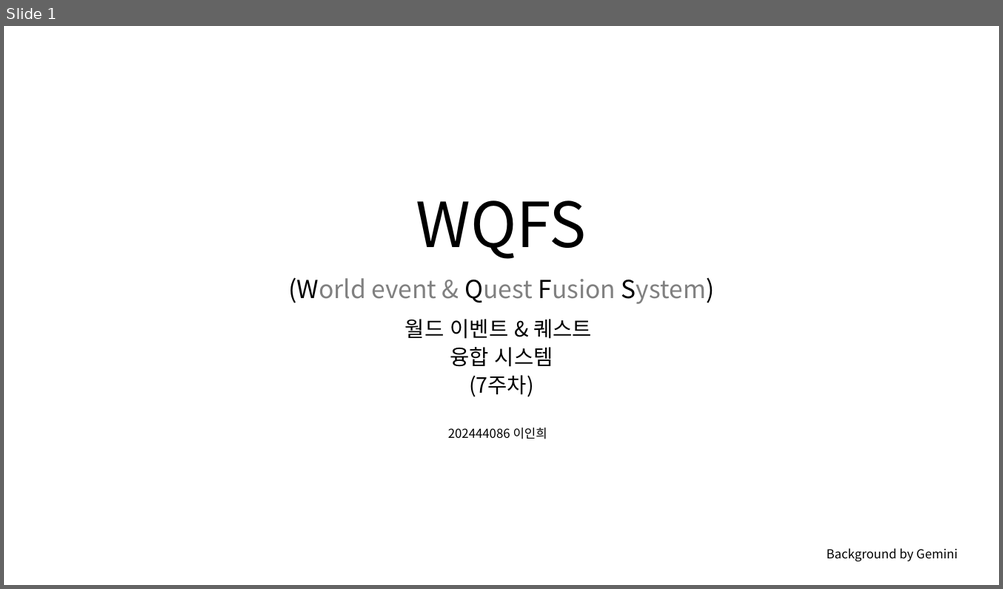
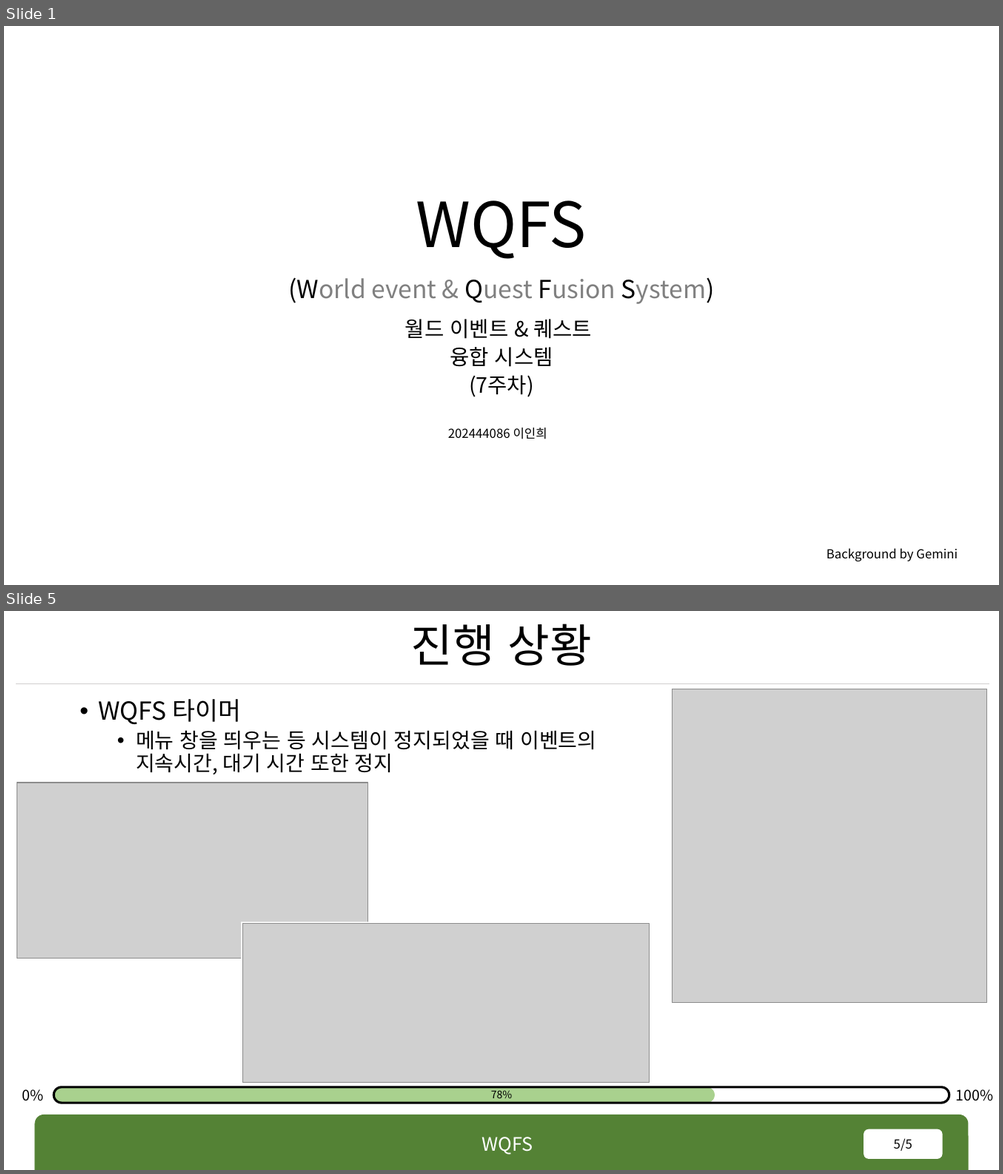
Before and after one commit to rennOobayashi/WQFS, a slide deck: WQFS.pptx. Shown one above the other, each under a label of ours: slide 1 before the commit, slides 1 and 5 after it; the slides between them are not shown. The pictures are 1003x589 and 1003x1174 pixels, drawn with LibreOffice and Linux fonts; fonts in the diff are those of the drawing; grey boxes stand for pictures; background and template pictures are left out. Boxes give left, top, right and bottom in pixels: in the first picture for what was removed or moved away, otherwise in the second. Text is boxed around its words. In the diff, an @@ line names an element or a change of style, - is before the commit and + after.

```diff
--- a/WQFS.pptx
+++ b/WQFS.pptx
@@ slide 5 added at (4,611,999,1170), background #FFFFFF @@
@@ title added at (411,624,591,666), 44 pt, text #000000 @@
+진행 상황
@@ line added from (16, 684) to (990, 684), #D0CECE 0.5 pt @@
@@ text added at (99,699,596,775), 20 pt, text #000000 @@
+• WQFS 타이머
+  • 메뉴 창을 띄우는 등 시스템이 정지되었을 때 이벤트의
+    지속시간, 대기 시간 또한 정지
@@ picture added at (672,689,987,1002) @@
@@ picture added at (17,783,367,959) @@
@@ rectangle added at (242,922,397,971), fill #FFFFFF @@
@@ picture added at (243,923,649,1082) @@
@@ text added at (22,1090,44,1102), 14 pt, text #000000 @@
+0%
@@ rounded rectangle added at (54,1088,715,1103), fill #A9D18E @@
@@ rounded rectangle added at (54,1088,949,1103), outline #000000 2.25 pt @@
@@ text added at (491,1091,512,1102), 10 pt, text #000000 @@
+78%
@@ text added at (956,1090,993,1102), 14 pt, text #000000 @@
+100%
@@ round same rect added at (34,1116,968,1170), fill #548235 @@
@@ text added at (481,1137,532,1155), 18 pt, text #FFFFFF @@
+WQFS
@@ page number added at (864,1130,942,1159), fill #FFFFFF, 12 pt, text #000000 @@
+5/5
```
Also in this commit, not shown: 4 slides changed, 1 other slide added, 22 other files.
